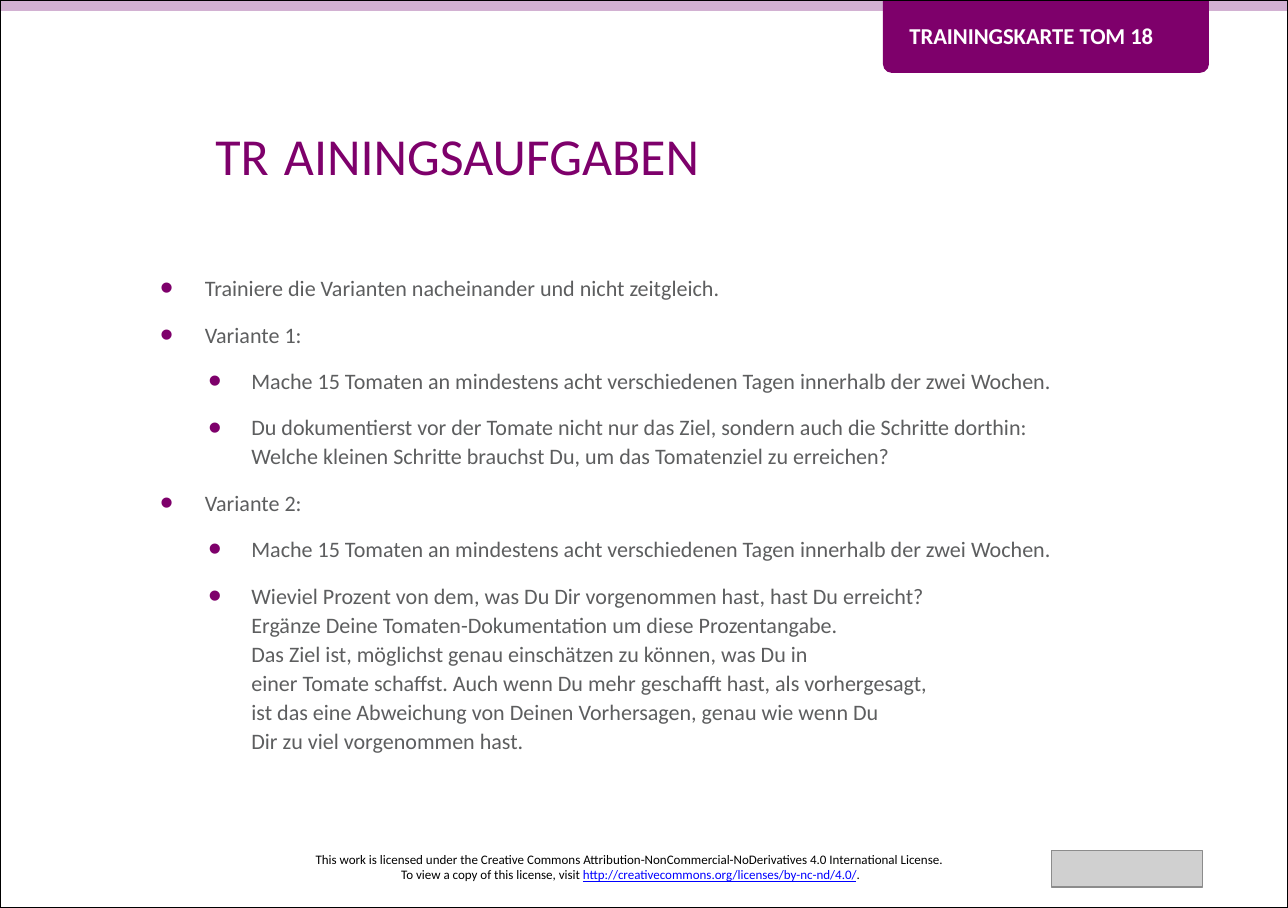
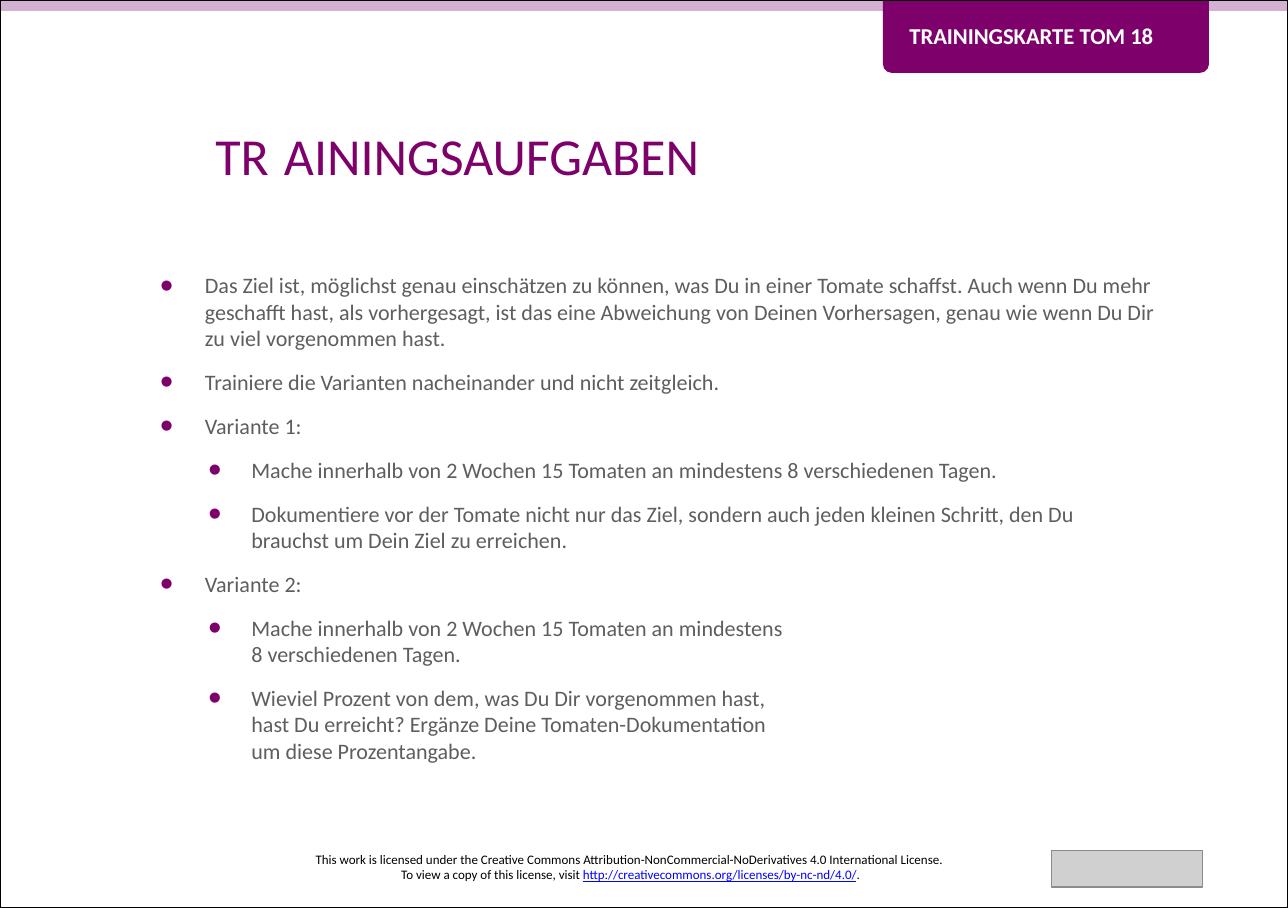
Before and after one commit to Teamtool/training-materials, a slide deck: slide 2 of training-cards/music moves/Tomatoes (TOM)/journeyman/ger_TOM_18_Aufdrehen_fertig_los_MM_J.pptx. Drawn at 1288x908 pixels with LibreOffice and Linux fonts; fonts in the diff are those of the drawing; grey boxes stand for pictures; background and template pictures are left out. Boxes give left, top, right and bottom in pixels: in the first picture for what was removed or moved away, otherwise in the second. Text is boxed around its words. In the diff, an @@ line names an element or a change of style, - is before the commit and + after.

Commit message:
TOM 18 eingecheckt

```diff
--- a/training-cards/music moves/Tomatoes (TOM)/journeyman/ger_TOM_18_Aufdrehen_fertig_los_MM_J.pptx
+++ b/training-cards/music moves/Tomatoes (TOM)/journeyman/ger_TOM_18_Aufdrehen_fertig_los_MM_J.pptx
@@ text at box(205, 277, 1153, 350): paragraph added @@
+  • Das Ziel ist, möglichst genau einschätzen zu können, was Du in einer Tomate schaffst. Auch wenn Du mehr geschafft hast, als vorhergesagt, ist das eine Abweichung von Deinen Vorhersagen, genau wie wenn Du Dir zu viel vorgenommen hast.
@@ text at box(205, 374, 720, 592): list level 1 to 2 in "Trainiere die Varianten nacheinander und ..."; line spacing 1.1 to 1 @@
@@ text at box(251, 462, 1073, 548): text changed @@
-  • Mache 15 Tomaten an mindestens acht verschiedenen Tagen innerhalb der zwei Wochen.
-  • Du dokumentierst vor der Tomate nicht nur das Ziel, sondern auch die Schritte dorthin:
-    Welche kleinen Schritte brauchst Du, um das Tomatenziel zu erreichen?
+  • Mache innerhalb von 2 Wochen 15 Tomaten an mindestens 8 verschiedenen Tagen.
+  • Dokumentiere vor der Tomate nicht nur das Ziel, sondern auch jeden kleinen Schritt, den Du brauchst um Dein Ziel zu erreichen.
@@ text at box(251, 620, 783, 763): text changed @@
-  • Mache 15 Tomaten an mindestens acht verschiedenen Tagen innerhalb der zwei Wochen.
-  • Wieviel Prozent von dem, was Du Dir vorgenommen hast, hast Du erreicht?
-    Ergänze Deine Tomaten-Dokumentation um diese Prozentangabe.
-    Das Ziel ist, möglichst genau einschätzen zu können, was Du in
-    einer Tomate schaffst. Auch wenn Du mehr geschafft hast, als vorhergesagt,
-    ist das eine Abweichung von Deinen Vorhersagen, genau wie wenn Du
-    Dir zu viel vorgenommen hast.
+  • Mache innerhalb von 2 Wochen 15 Tomaten an mindestens
+    8 verschiedenen Tagen.
+  • Wieviel Prozent von dem, was Du Dir vorgenommen hast,
+    hast Du erreicht? Ergänze Deine Tomaten-Dokumentation
+    um diese Prozentangabe.
```
